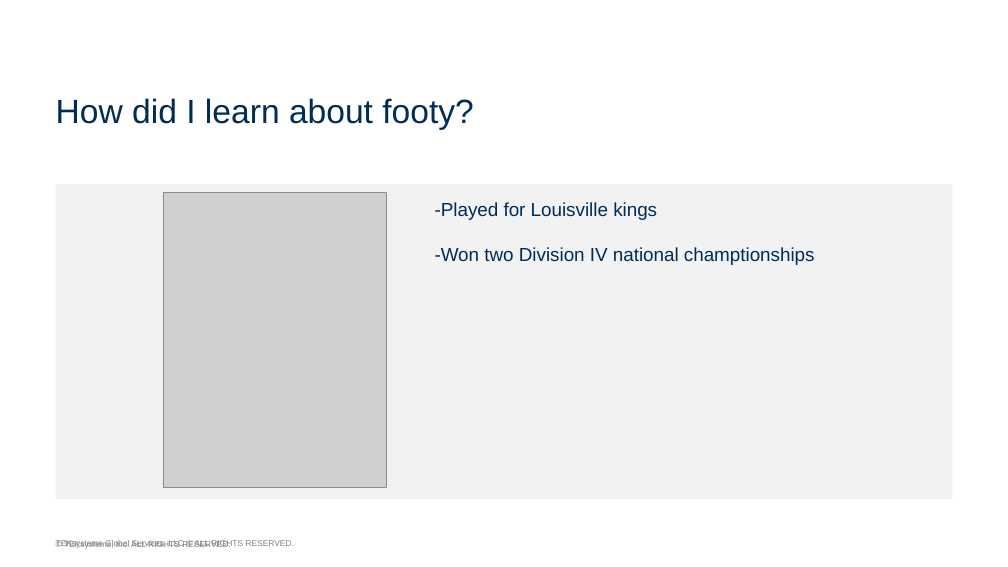
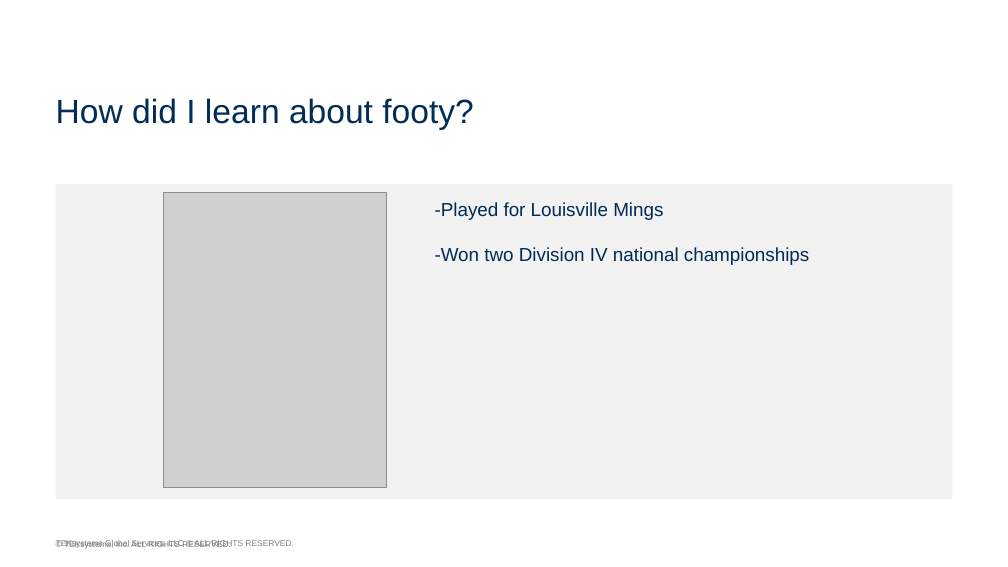
Before and after one commit to jrwalk16/Tek-Capstone-2, a slide deck: slide 8 of CapStonePPT.pptx. Drawn at 1008x567 pixels with LibreOffice and Linux fonts; fonts in the diff are those of the drawing; grey boxes stand for pictures; background and template pictures are left out. Boxes give left, top, right and bottom in pixels: in the first picture for what was removed or moved away, otherwise in the second. Text is boxed around its words. In the diff, an @@ line names an element or a change of style, - is before the commit and + after.

```diff
--- a/CapStonePPT.pptx
+++ b/CapStonePPT.pptx
@@ text at (435, 202, 809, 265): text changed @@
--Played for Louisville kings
--Won two Division IV national champtionships
+-Played for Louisville Mings
+-Won two Division IV national championships
```
Also in this commit, not shown: 6 slides removed, 3 other files.
